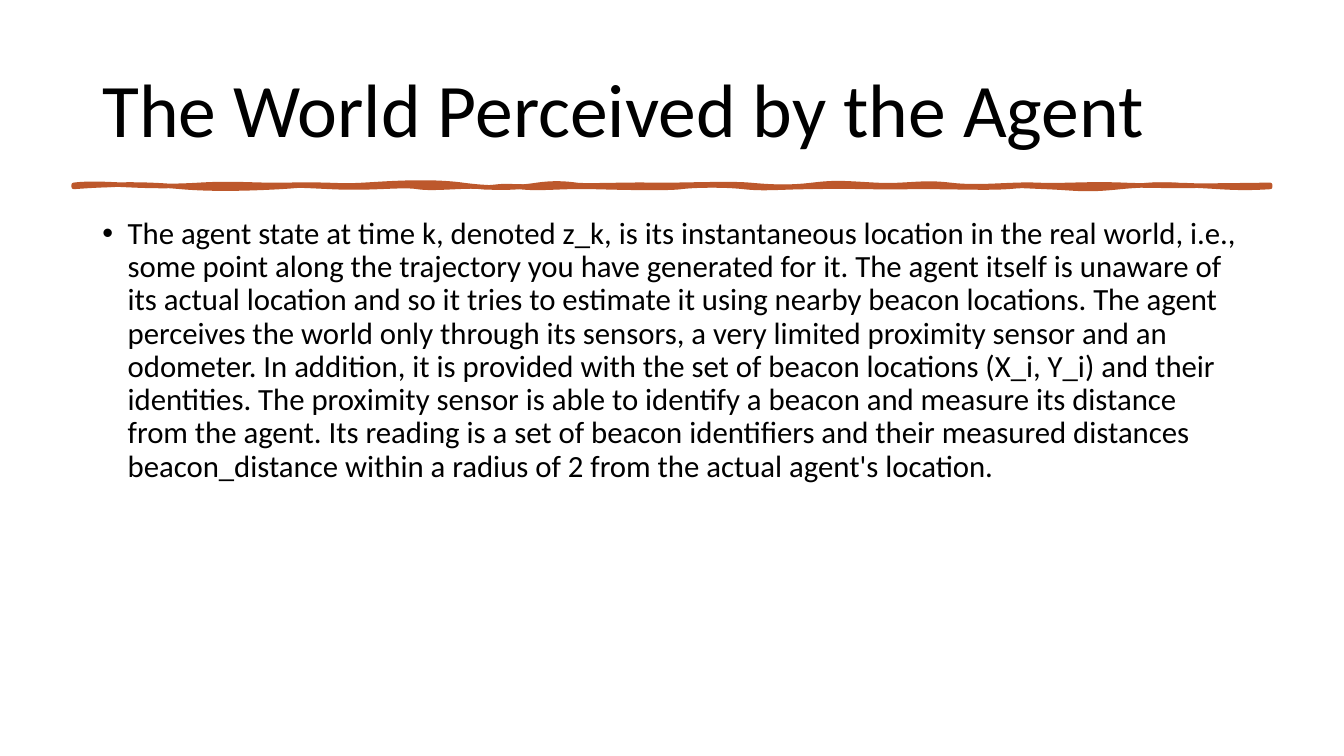
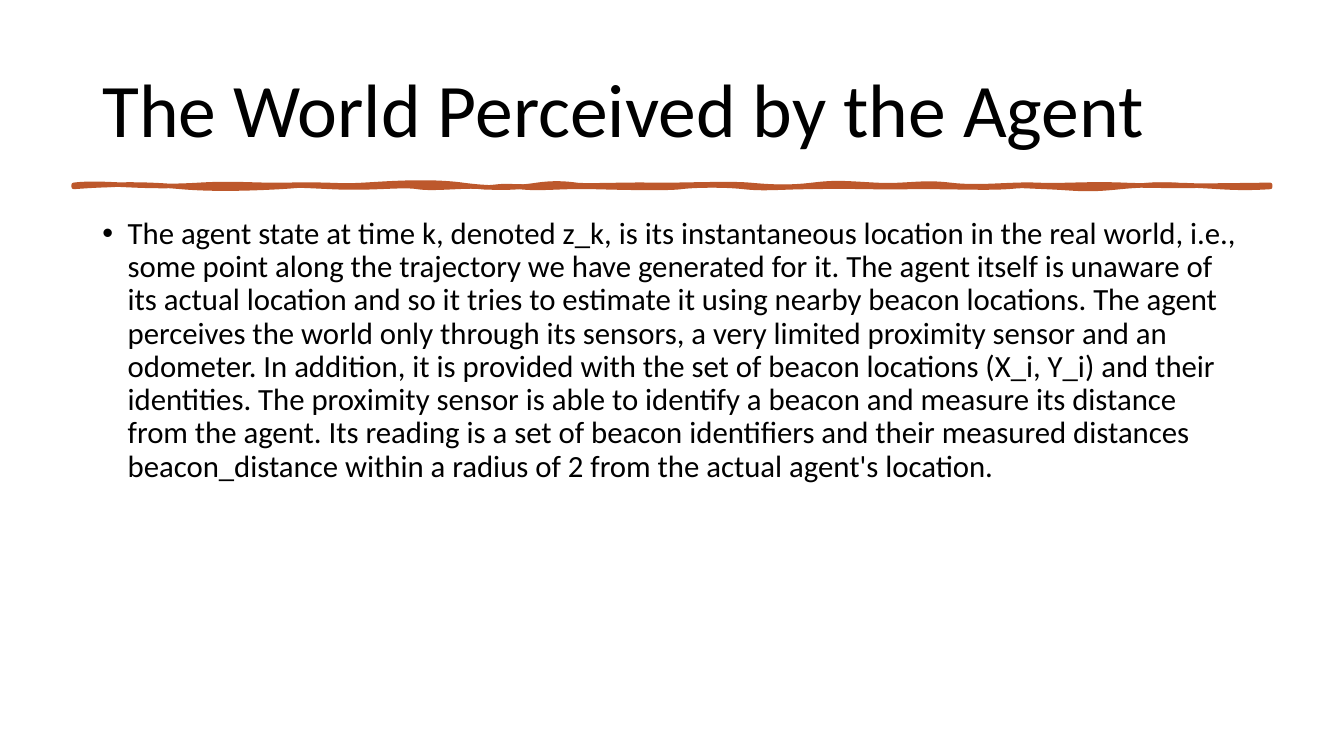
Before and after one commit to yarin4444/INFORMATION-PROCESSING-IN-AUTONOMOUS-SYSTEMS, a slide deck: slide 5 of Presentation.pptx. Drawn at 1344x756 pixels with LibreOffice and Linux fonts; fonts in the diff are those of the drawing. Boxes give left, top, right and bottom in pixels: in the first picture for what was removed or moved away, otherwise in the second. Text is boxed around its words. In the diff, an @@ line names an element or a change of style, - is before the commit and + after.

```diff
--- a/Presentation.pptx
+++ b/Presentation.pptx
@@ text at (128, 222, 1235, 483): text changed @@
-• The agent state at time k, denoted z_k, is its instantaneous location in the real world, i.e., some point along the trajectory you have generated for it. The agent itself is unaware of its actual location and so it tries to estimate it using nearby beacon locations. The agent perceives the world only through its sensors, a very limited proximity sensor and an odometer. In addition, it is provided with the set of beacon locations (X_i, Y_i) and their identities. The proximity sensor is able to identify a beacon and measure its distance from the agent. Its reading is a set of beacon identifiers and their measured distances beacon_distance within a radius of 2 from the actual agent's location.
+• The agent state at time k, denoted z_k, is its instantaneous location in the real world, i.e., some point along the trajectory we have generated for it. The agent itself is unaware of its actual location and so it tries to estimate it using nearby beacon locations. The agent perceives the world only through its sensors, a very limited proximity sensor and an odometer. In addition, it is provided with the set of beacon locations (X_i, Y_i) and their identities. The proximity sensor is able to identify a beacon and measure its distance from the agent. Its reading is a set of beacon identifiers and their measured distances beacon_distance within a radius of 2 from the actual agent's location.
```
Also in this commit, not shown: 4 other slides changed.
